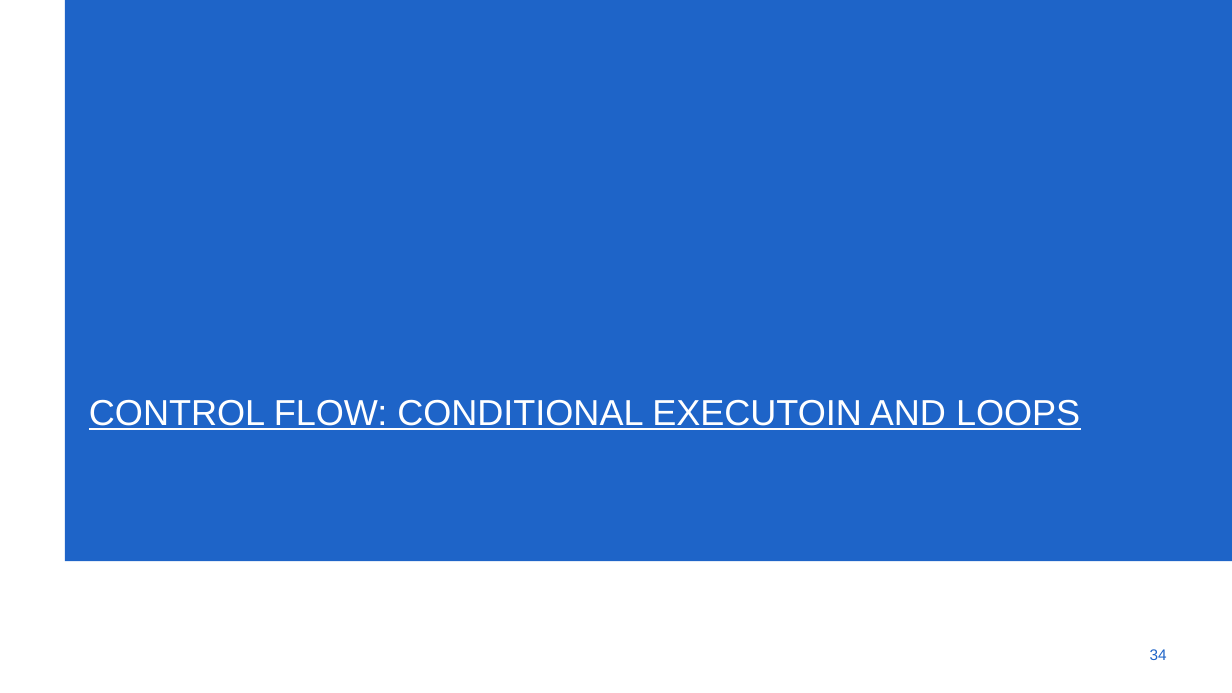
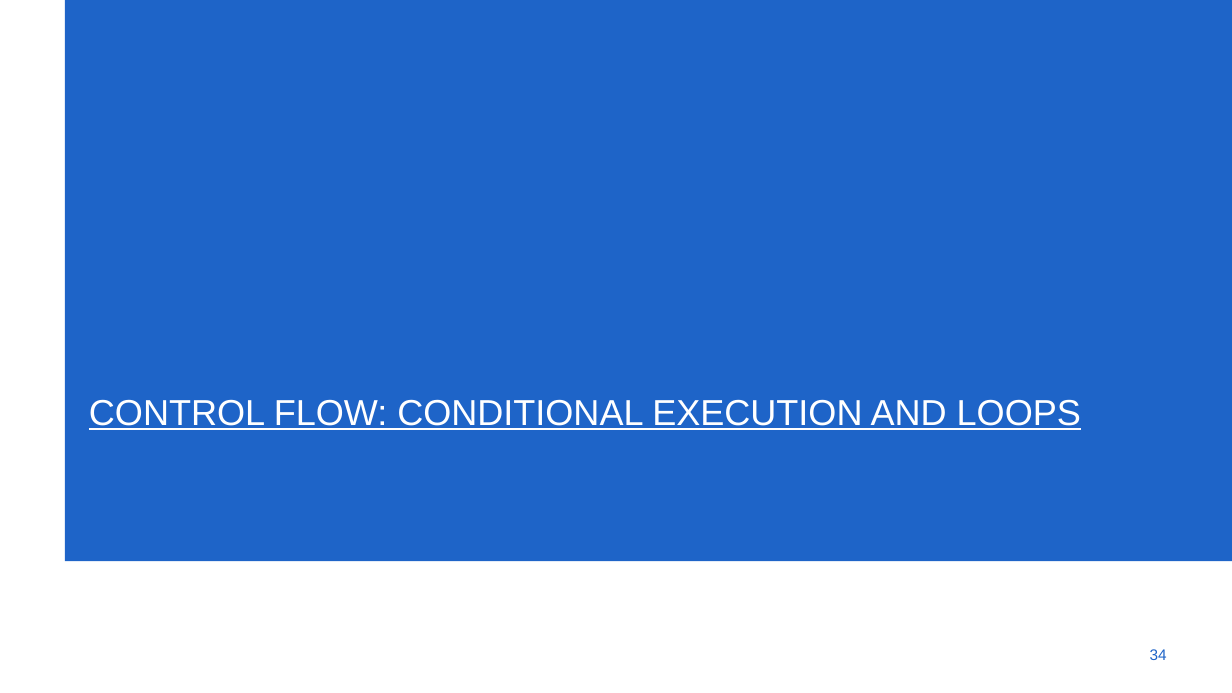
Before and after one commit to jverwaer/pythonBasics, a slide deck: slide 34 of crash_course_python.pptx. Drawn at 1232x693 pixels with LibreOffice and Linux fonts; fonts in the diff are those of the drawing; background and template pictures are left out. Boxes give left, top, right and bottom in pixels: in the first picture for what was removed or moved away, otherwise in the second. Text is boxed around its words. In the diff, an @@ line names an element or a change of style, - is before the commit and + after.

```diff
--- a/crash_course_python.pptx
+++ b/crash_course_python.pptx
@@ title at (89, 399, 1081, 430): text changed @@
-CONTROL FLOW: CONDITIONAL EXECUTOIN AND LOOPS
+CONTROL FLOW: CONDITIONAL EXECUTION AND LOOPS
```
Also in this commit, not shown: 20 other slides changed.
